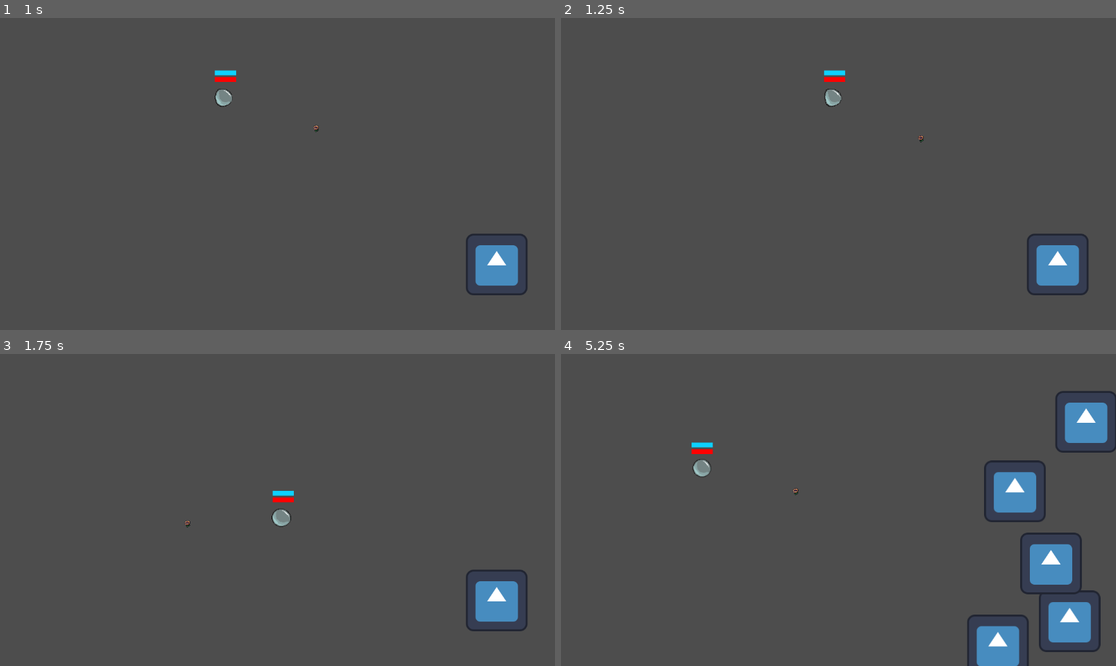
Above: before the commit, frames 1-4 (two rows, left to right).
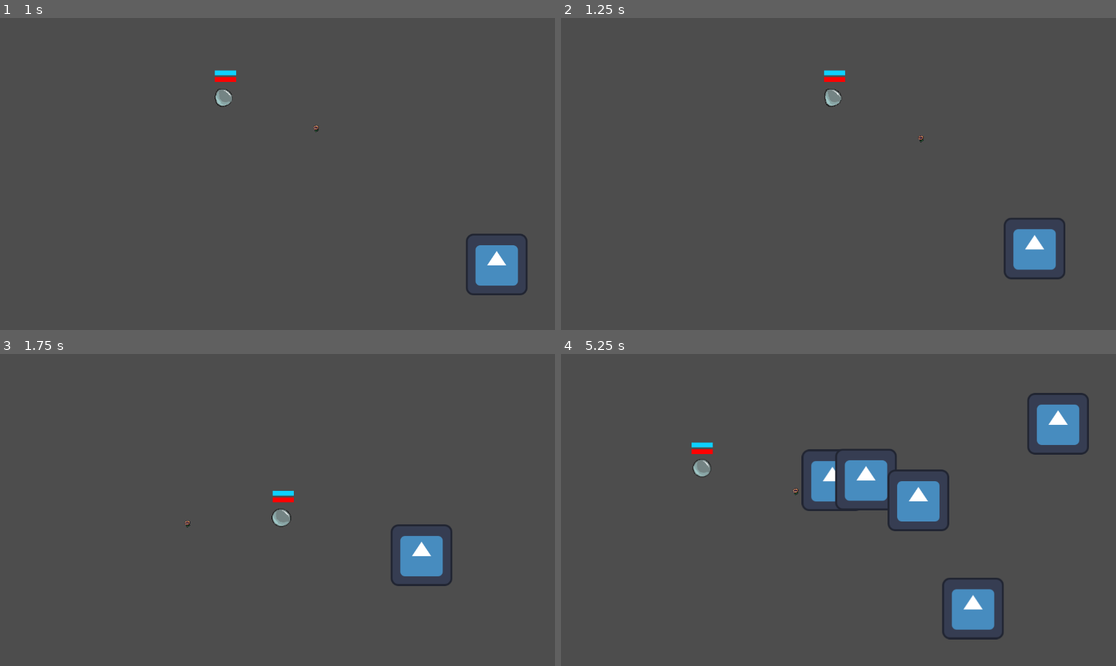
Above: after the commit, the same moments.

Repository: ConnorTamme/Bubble-Power
Game: Godot game, scene res://main.tscn
Same seed, same stepped clock (60 frames per second), same inputs: the game is played once before the commit and once after it. The engine's default icon, where the game draws it, is replaced by a stand-in: a white triangle on a blue panel in a dark square.
Inputs (mouse positions are in pixels of both pictures, inside the frame that each line leads up to):
- Up to frame 1 (1 s): move the mouse to (399, 158) at 0.52 s; press the mouse at (399, 158) at 0.53 s; hold D (p1_right) from 0.53 s (still down)
- Up to frame 2 (1.25 s): keep holding D (p1_right)
- Up to frame 3 (1.75 s): move the mouse to (166, 525) at 1.27 s; release D (p1_right) at 1.28 s; release the mouse at (166, 525) at 1.28 s; hold S (p1_down) from 1.28 s (still down); tap Ctrl (p1_sneak) at 1.35 s
- Up to frame 4 (5.25 s): move the mouse to (894, 441) at 2.02 s; release S (p1_down) at 2.03 s; hold D (p1_right) 2.03-2.78 s; tap Shift (p1_sprint) at 2.1, 4.35 s; move the mouse to (810, 572) at 2.77 s; hold W (p1_up) 2.78-3.53 s; click (810, 572) at 2.85 s; move the mouse to (1005, 556) at 3.52 s; hold A (p1_left) 3.53-5.03 s; tap Ctrl (p1_sneak) at 3.6 s; move the mouse to (672, 463) at 4.27 s; move the mouse to (866, 510) at 5.02 s; press the mouse at (866, 510) at 5.03 s; hold S (p1_down) from 5.03 s (still down)

Frame 1 is identical in both runs. In frame 2, 1.9% of the frame differs, in the area x 79-95%, y 64-89%; in frame 3, 2.6%; in frame 4, 11%, in the area x 43-100%, y 11-100%.

Commit message:
look mom I can push

Diff:
--- a/WeaponManager.gd
+++ b/WeaponManager.gd
@@ -4,7 +4,7 @@
 	Enums.WeaponType.shotgun : {
 		Enums.WEAPON_STATS.DAM : 1,
 		Enums.WEAPON_STATS.SPEED : 400,
-		Enums.WEAPON_STATS.RANGE : 1000,
+		Enums.WEAPON_STATS.RANGE : 400,
 		Enums.WEAPON_STATS.PELLET_COUNT : 6,
 		Enums.WEAPON_STATS.ACCURACY : 0.7,
 		Enums.WEAPON_STATS.ATTACK_SPEED : 5
--- a/enemy.gd
+++ b/enemy.gd
@@ -5,7 +5,7 @@
 var weapon
 enum states {READY, APPROACH, RETREAT, PREPARE, RECOVER}
 var ai_state = states.READY
-@export var enemyStats = {"health": 2,"moveSpeed": 50,"range": 800,}
+@export var enemyStats = {"health": 2,"moveSpeed": 250,"range": 800,}
 
 # Called when the node enters the scene tree for the first time.
 func _ready() -> void:
--- a/player.gd
+++ b/player.gd
@@ -135,12 +135,7 @@
 	crosshairPos.x += vecX
 	crosshairPos.y += vecY
 
-	if(crossHair == null):
-		print("if you havent fixed it you havent fixed it - Christopher Duthcyn")
-		crossHair = crossHairObj.instantiate();
-		add_child(crossHair)
-	else:
-		crossHair.position = Vector2(crosshairPos.normalized() * crosshairDist)
+	crossHair.position = Vector2(crosshairPos.normalized() * crosshairDist)
 
 func _process(delta):
 	if DEBUG:
--- a/projectile.gd
+++ b/projectile.gd
@@ -29,5 +29,7 @@
 	global_position.x += direction.x * delta * speed
 	global_position.y += direction.y * delta * speed
 	var distance_from_start = Vector2(start_pos.x - position.x, start_pos.y - position.y)
+	if range == null:
+		return
 	if  distance_from_start.length() > range:
 		queue_free()
Not shown: 1 places in player.tscn that only renumber resources
Not shown, added: main.patch
